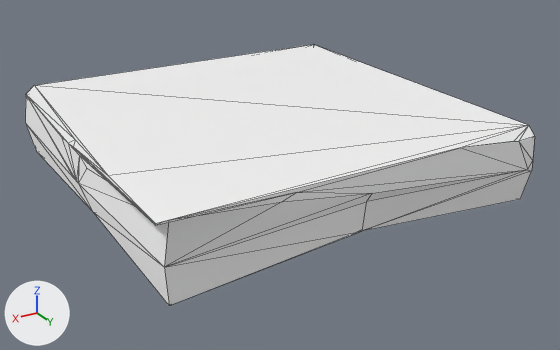
One commit to the glTF model public/models/world/chunk_0_0.glb: the scene before it, then after it.
Before and after are seen from a 50 mm lens placed at (46.8, 70.8, 20.6), pointed at (14.9, 17.6, -6.0). Arrows for +X, +Y and +Z are at lower left; the lights stay in place. The older version comes first. Mesh edges are drawn as thin lines.

The older version as bpy lines, for what is in view:
```python
mat_grass = principled_material('grass')
mat_grass.base_color = (1.0, 1.0, 1.0)  # white #ffffff
mat_grass.metallic = 1.0
mat_grass.roughness = 1.0
mat_rock_lt = principled_material('rock_lt')
mat_rock_lt.base_color = (1.0, 1.0, 1.0)  # white #ffffff
mat_rock_lt.metallic = 1.0
mat_rock_lt.roughness = 1.0
mat_soil = principled_material('soil')
mat_soil.base_color = (1.0, 1.0, 1.0)  # white #ffffff
mat_soil.metallic = 1.0
mat_soil.roughness = 1.0
me_island_slab_011 = bpy.data.meshes.new('island_slab.011')
me_island_slab_011.from_pydata(...)  # 48 vertices, 92 faces; spans x 0.0..32.0, y 0.0..32.0, z -8.4..0.0
# faces by material slot: [49, 11, 20, 12]
me_island_slab_011.materials.append(mat_grass)  # white #ffffff
me_island_slab_011.materials.append(mat_soil)  # white #ffffff
me_island_slab_011.materials.append(mat_rock_lt)  # white #ffffff
me_island_slab_011.materials.append(mat_rock)  # white #ffffff
ob_chunk_0_0 = bpy.data.objects.new('chunk_0_0', me_island_slab_011)
ob_chunk_0_0.location = (0.0, 0.0, 0.0)
```
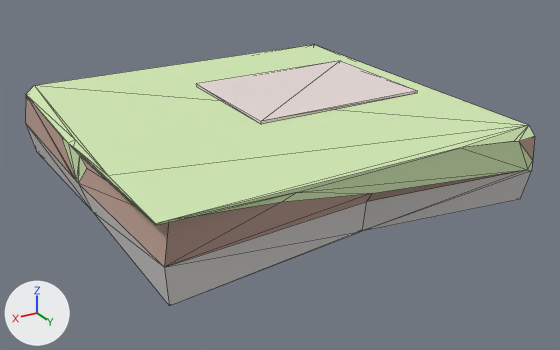
Changed parts and their boxes (x1, y1, x2, y2) in the pictures (560 x 350 px):
```json
{"object": "chunk_0_0", "change": "recoloured, surface changed", "before": [25, 45, 535, 306], "after": [25, 45, 535, 306], "on screen": "white to green"}
{"object": "chunk_0_0_1", "change": "added", "after": [196, 61, 417, 124]}
```

The change, as JSON lines over the scene's bpy script:
```json
{"op": "set", "path": "mat_grass.metallic", "old": "1.0", "new": "0.0"}
{"op": "set", "path": "mat_grass.base_color", "old": "(1.0, 1.0, 1.0)", "new": "(0.659, 0.827, 0.467)", "note": "white #ffffff -> green #d4ebb6"}
{"op": "set", "path": "mat_soil.metallic", "old": "1.0", "new": "0.0"}
{"op": "set", "path": "mat_soil.base_color", "old": "(1.0, 1.0, 1.0)", "new": "(0.502, 0.341, 0.286)", "note": "white #ffffff -> beige #bc9e92"}
{"op": "set", "path": "mat_rock_lt.metallic", "old": "1.0", "new": "0.0"}
{"op": "set", "path": "mat_rock_lt.base_color", "old": "(1.0, 1.0, 1.0)", "new": "(0.667, 0.647, 0.631)", "note": "white #ffffff -> light grey #d5d2d0"}
{"op": "add", "block": "mat_pave", "code": ["mat_pave = principled_material('pave')", "mat_pave.base_color = (0.792, 0.694, 0.678)  # white #e6d9d7", "mat_pave.roughness = 1.0"]}
{"op": "add", "block": "me_plot_north_011", "code": ["me_plot_north_011 = bpy.data.meshes.new('plot_north.011')", "me_plot_north_011.from_pydata(...)  # a box spanning x -8.0..8.0, y -6.0..6.0, z 0.0..0.2", "me_plot_north_011.materials.append(mat_pave)  # white #e6d9d7"]}
{"op": "add", "block": "ob_chunk_0_0_1", "code": ["ob_chunk_0_0_1 = bpy.data.objects.new('chunk_0_0_1', me_plot_north_011)", "ob_chunk_0_0_1.location = (10.0, 14.0, 0.0)"]}
```
